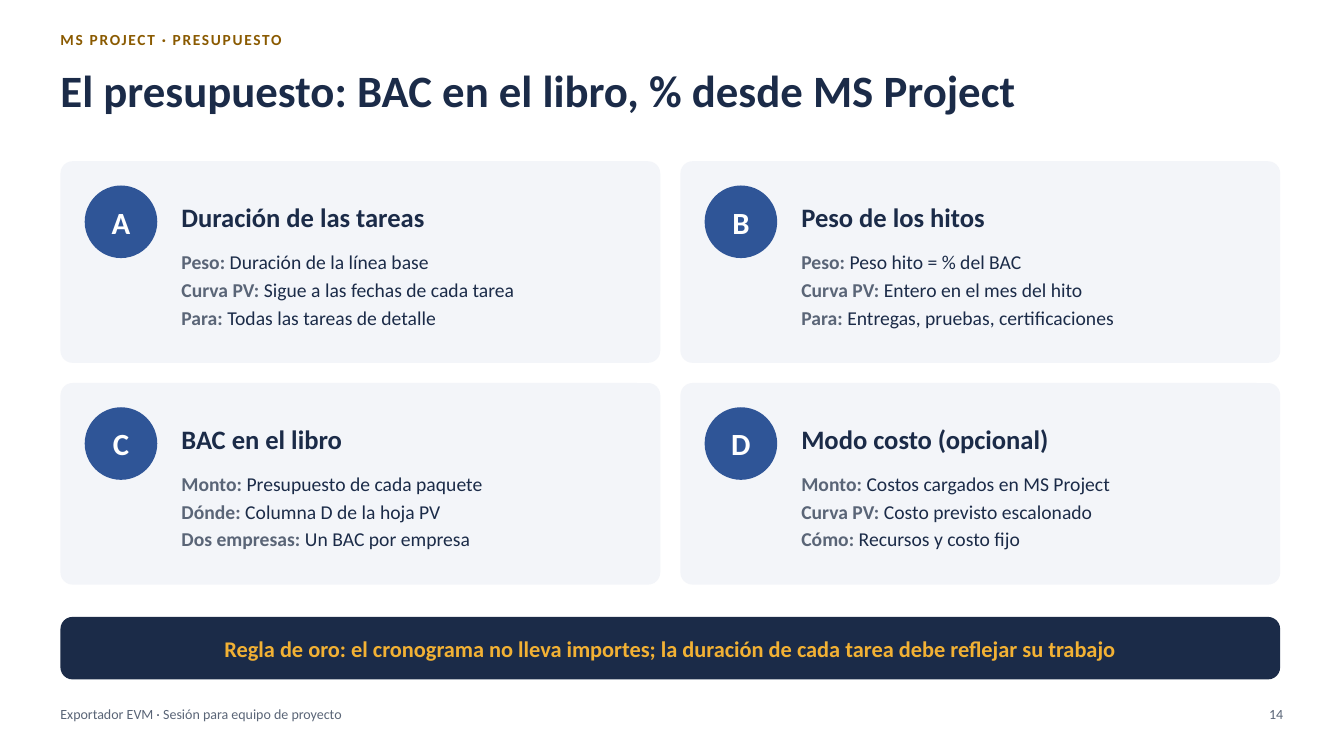
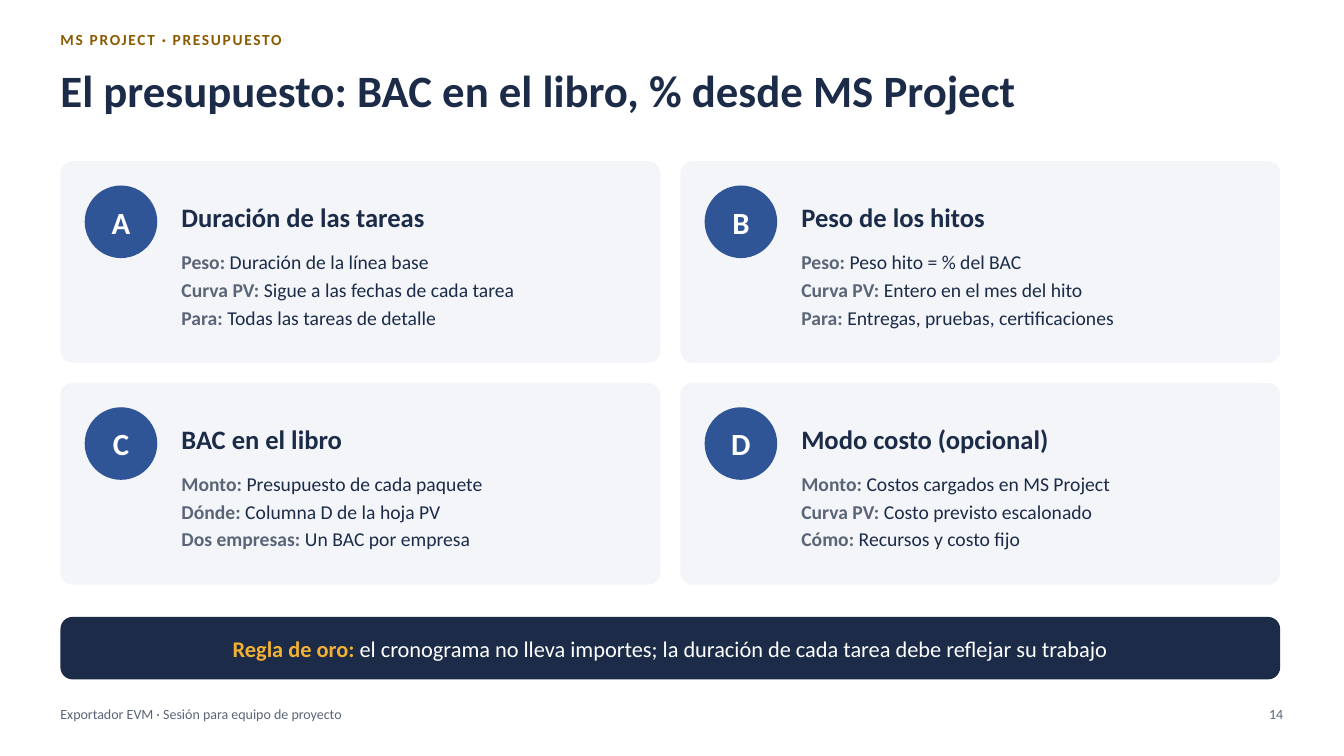
Before and after one commit to MarceloSalazar/evm-automation, a slide deck: slide 14 of docs/presentacion-jefes-de-proyecto.pptx. Drawn at 1344x756 pixels with LibreOffice and Linux fonts; fonts in the diff are those of the drawing. Boxes give left, top, right and bottom in pixels: in the first picture for what was removed or moved away, otherwise in the second. Text is boxed around its words. In the diff, an @@ line names an element or a change of style, - is before the commit and + after.

Commit message:
Presentación: textos que caben en cada diapositiva y ejemplos de multi-empresa generales
- Diapositiva 2: viñetas más cortas (la última quedaba tapada por el recuadro inferior).
- Diapositivas 14, 15, 21 y 28: se restaura el formato de las etiquetas en negrita.
- Diapositivas 13, 16, 25, 27 y 37: textos más cortos o con el formato original.
- PDF exportado de nuevo.
- Multi-empresa, modo porcentaje y README: ejemplos de dos empresas en términos generales.

```diff
--- a/docs/presentacion-jefes-de-proyecto.pptx
+++ b/docs/presentacion-jefes-de-proyecto.pptx
@@ rounded rectangle "Regla de oro: el cronograma ..." at box(60, 617, 1280, 680): text colour #F2B134 to #FFFFFF, bold off in "el cronograma no lleva importes; la duración ..." @@
```
Also in this commit, not shown: 9 other slides changed, 4 other files.
